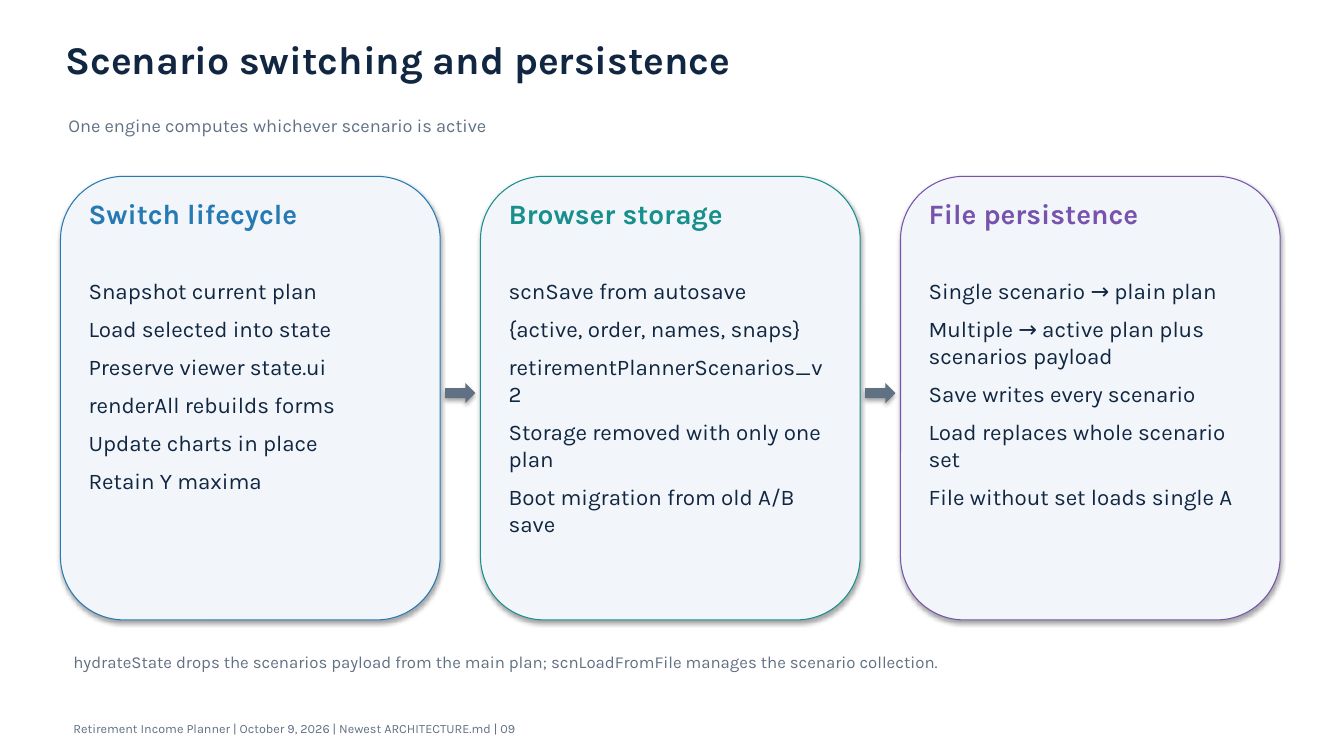
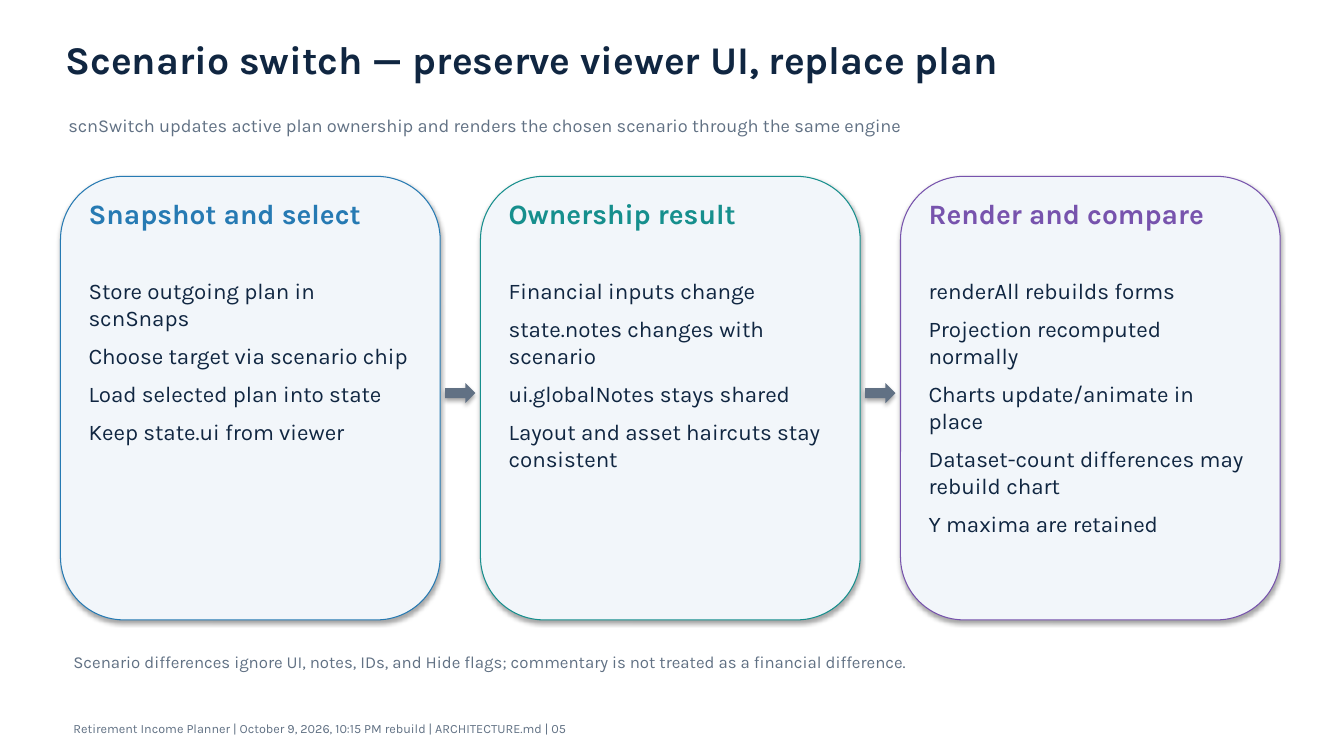
Before and after one commit to howardc64/retirefin, a slide deck: slide 5 of docs/retirement_income_planner_architecture.pptx (slide 9 before the commit). Drawn at 1344x756 pixels with LibreOffice and Linux fonts; fonts in the diff are those of the drawing. Boxes give left, top, right and bottom in pixels: in the first picture for what was removed or moved away, otherwise in the second. Text is boxed around its words. In the diff, an @@ line names an element or a change of style, - is before the commit and + after.

```diff
--- a/docs/retirement_income_planner_architecture.pptx
+++ b/docs/retirement_income_planner_architecture.pptx
@@ text at box(65, 46, 998, 84): text changed @@
-Scenario switching and persistence
+Scenario switch — preserve viewer UI, replace plan
@@ text at box(68, 119, 900, 137): text changed @@
-One engine computes whichever scenario is active
+scnSwitch updates active plan ownership and renders the chosen scenario through the same engine
@@ text at box(89, 204, 361, 231): text changed @@
-Switch lifecycle
+Snapshot and select
@@ text at box(509, 204, 736, 231): text changed @@
-Browser storage
+Ownership result
@@ text at box(929, 205, 1204, 231): text changed @@
-File persistence
+Render and compare
@@ text at box(89, 283, 408, 446): text changed @@
-Snapshot current plan
-Load selected into state
-Preserve viewer state.ui
-renderAll rebuilds forms
-Update charts in place
-Retain Y maxima
+Store outgoing plan in scnSnaps
+Choose target via scenario chip
+Load selected plan into state
+Keep state.ui from viewer
@@ text at box(509, 283, 820, 468): text changed @@
-scnSave from autosave
-{active, order, names, snaps}
-retirementPlannerScenarios_v2
-Storage removed with only one plan
-Boot migration from old A/B save
+Financial inputs change
+state.notes changes with scenario
+ui.globalNotes stays shared
+Layout and asset haircuts stay consistent
@@ text at box(929, 283, 1244, 533): text changed @@
-Single scenario → plain plan
-Multiple → active plan plus scenarios payload
-Save writes every scenario
-Load replaces whole scenario set
-File without set loads single A
+renderAll rebuilds forms
+Projection recomputed normally
+Charts update/animate in place
+Dataset-count differences may rebuild chart
+Y maxima are retained
@@ text at box(73, 656, 906, 672): text changed @@
-hydrateState drops the scenarios payload from the main plan; scnLoadFromFile manages the scenario collection.
+Scenario differences ignore UI, notes, IDs, and Hide flags; commentary is not treated as a financial difference.
@@ text at box(73, 724, 566, 734): text changed @@
-Retirement Income Planner | October 9, 2026 | Newest ARCHITECTURE.md | 09
+Retirement Income Planner | October 9, 2026, 10:15 PM rebuild | ARCHITECTURE.md | 05
```
Also in this commit, not shown: 11 other slides changed, 3 slides added, 3 slides removed, 4 other files.
